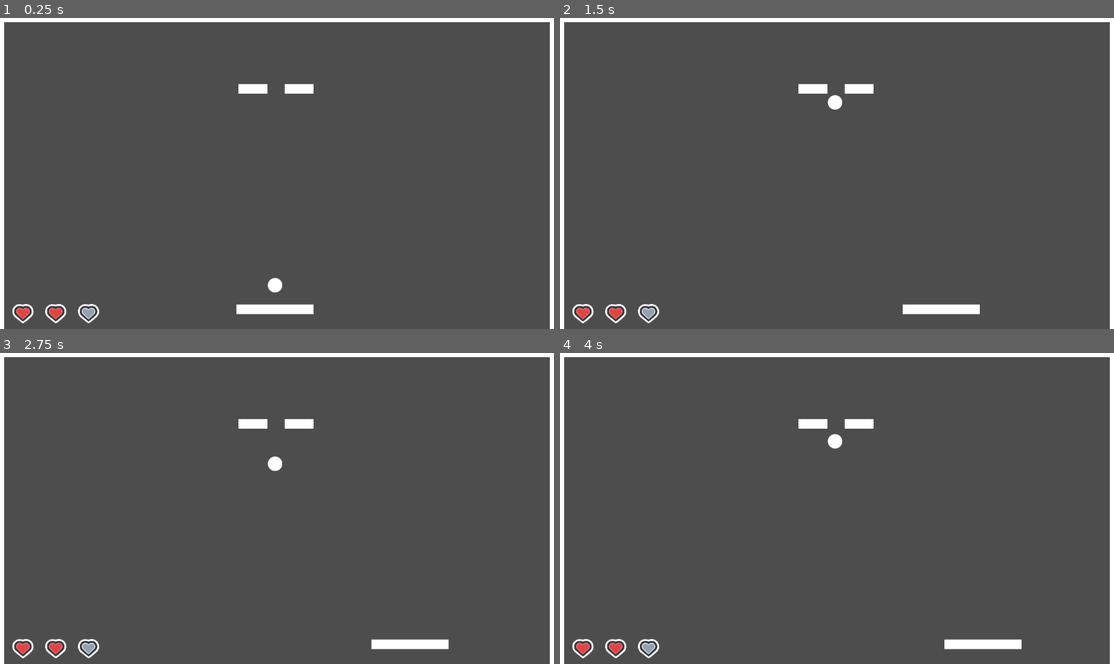
Above: before the commit, frames 1-4 (two rows, left to right).
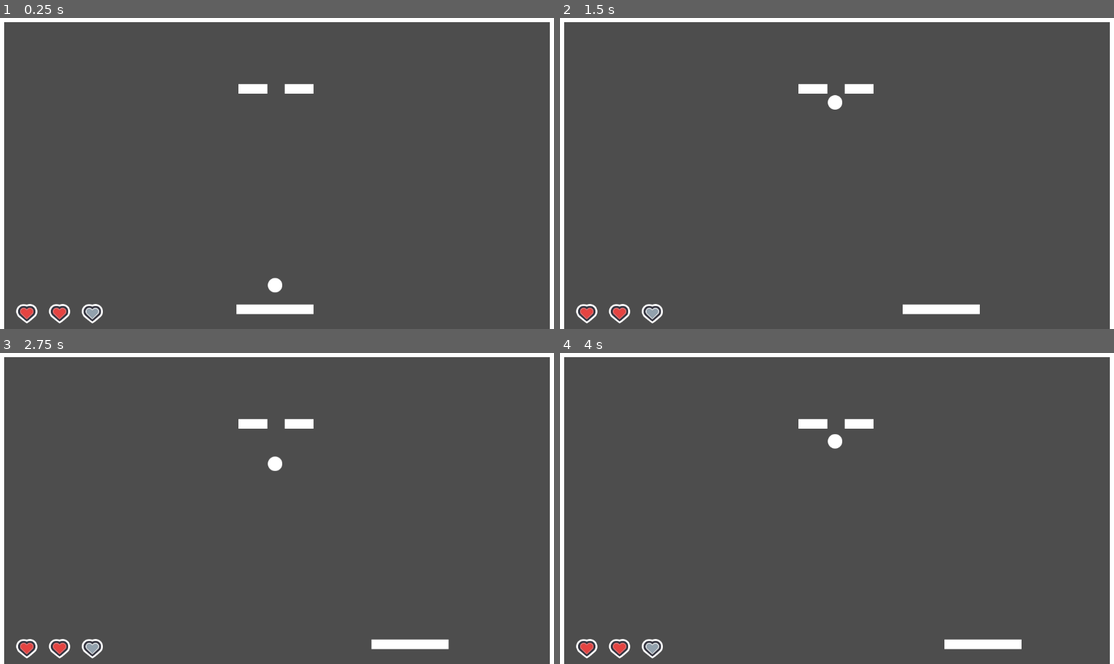
Above: after the commit, the same moments.

Repository: smarthall/20games
Game: Godot game, scene res://game_space.tscn
Two runs of this game, one before a commit and one after it. Both use one fixed random seed, a clock stepped at 60 frames per second and the inputs below.
Inputs:
- Up to frame 1 (0.25 s): no input
- Up to frame 2 (1.5 s): tap Enter at 0.5 s; hold Right (PaddleRight) 0.53-1.28 s; hold Space (Action) 0.53-1.28 s; hold A (PaddleLeft) from 1.28 s (still down); tap Space (Action) at 1.35 s
- Up to frame 3 (2.75 s): release A (PaddleLeft) at 2.03 s; hold Right (PaddleRight) from 2.03 s (still down); hold Space (Action) from 2.03 s (still down)
- Up to frame 4 (4 s): release Space (Action) at 2.78 s; tap Space (Action) at 2.85 s; release Right (PaddleRight) at 3.53 s; hold A (PaddleLeft) from 3.53 s (still down); hold Space (Action) from 3.53 s (still down)

The runs differ from the first frame. In frame 1, 0.5% of the frame differs, in the area x 2-19%, y 91-99%; in frame 2, 0.5%; in frame 3, 0.5%; in frame 4, 0.5%.

Commit message:
Small refactorings

Diff:
--- /dev/null
+++ b/breakout/brick.gd
@@ -0,0 +1,2 @@
+extends StaticBody2D
+class_name Brick
--- a/breakout/brick.tscn
+++ b/breakout/brick.tscn
@@ -1,10 +1,14 @@
-[gd_scene load_steps=2 format=3 uid="uid://bsboa856u3ioq"]
+[gd_scene load_steps=3 format=3 uid="uid://bsboa856u3ioq"]
+
+[ext_resource type="Script" uid="uid://b2py06oqxmpi" path="res://brick.gd" id="1_awxk8"]
 
 [sub_resource type="CapsuleShape2D" id="CapsuleShape2D_nkspu"]
 height = 60.0
 
 [node name="Brick" type="StaticBody2D"]
 collision_layer = 8
+script = ExtResource("1_awxk8")
+metadata/_custom_type_script = "uid://b2py06oqxmpi"
 
 [node name="ColorRect" type="ColorRect" parent="."]
 offset_left = -30.0
--- a/breakout/game_space.gd
+++ b/breakout/game_space.gd
@@ -22,13 +22,29 @@
 	elif event.is_action_pressed("ui_cancel"):
 		get_tree().quit()
 
+func _on_ball_killer_body_entered(body: Node2D) -> void:
+	if body is Ball:
+		handle_ball_loss(body)
+
 func update_lives_display(value: int) -> void:
 	lives = value
 	ui.hearts = value
 
+func handle_ball_loss(ball: Ball) -> void:
+	lives -= 1
+	if lives <= 0:
+		gameover()
+
+	else:
+		replace_ball(ball)
+
 func new_ball() -> void:
 	held_ball = ball_scene.instantiate()
 	ball_holding_node.add_child.call_deferred(held_ball)
+
+func replace_ball(ball: Ball) -> void:
+	ball.queue_free()
+	new_ball()
 
 func launch_ball() -> void:
 	if not held_ball:
@@ -38,12 +54,5 @@
 	held_ball.reparent(self)
 	held_ball.start()
 
-func _on_ball_killer_body_entered(body: Node2D) -> void:
-	if body is Ball:
-		lives -= 1
-		if lives <= 0:
-			get_tree().quit()
-
-		else:
-			body.queue_free()
-			new_ball()
+func gameover() -> void:
+	get_tree().quit()
--- a/breakout/ui.gd
+++ b/breakout/ui.gd
@@ -7,24 +7,24 @@
 const heart_full_texture = preload("res://Resources/hud_heart.svg")
 const heart_empty_texture = preload("res://Resources/hud_heart_empty.svg")
 
-@onready var heart_one_sprite = $Control/HBoxContainer/HeartOne
-@onready var heart_two_sprite = $Control/HBoxContainer/HeartTwo
-@onready var heart_three_sprite = $Control/HBoxContainer/HeartThree
+@onready var heart_one_sprite = $Control/MarginContainer/HBoxContainer/HeartOne
+@onready var heart_two_sprite = $Control/MarginContainer/HBoxContainer/HeartTwo
+@onready var heart_three_sprite = $Control/MarginContainer/HBoxContainer/HeartThree
 
 func _set_health(value: int) -> void:
-	hearts = value
+	hearts = clamp(value, 0, 3)
 
-	if value < 3:
+	if hearts < 3:
 		heart_three_sprite.texture = heart_empty_texture
 	else:
 		heart_three_sprite.texture = heart_full_texture
 
-	if value < 2:
+	if hearts < 2:
 		heart_two_sprite.texture = heart_empty_texture
 	else:
 		heart_two_sprite.texture = heart_full_texture
 
-	if value < 1:
+	if hearts < 1:
 		heart_one_sprite.texture = heart_empty_texture
 	else:
 		heart_one_sprite.texture = heart_full_texture
--- a/breakout/ui.tscn
+++ b/breakout/ui.tscn
@@ -8,35 +8,34 @@
 
 [node name="Control" type="Control" parent="."]
 layout_mode = 3
-anchors_preset = 0
-offset_right = 40.0
-offset_bottom = 40.0
+anchors_preset = 15
+anchor_right = 1.0
+anchor_bottom = 1.0
+grow_horizontal = 2
+grow_vertical = 2
 
-[node name="HBoxContainer" type="HBoxContainer" parent="Control"]
+[node name="MarginContainer" type="MarginContainer" parent="Control"]
 layout_mode = 1
 anchors_preset = 12
 anchor_top = 1.0
 anchor_right = 1.0
 anchor_bottom = 1.0
-offset_top = 544.0
-offset_right = 160.0
-offset_bottom = 608.0
+offset_top = -64.0
 grow_horizontal = 2
 grow_vertical = 0
+theme_override_constants/margin_left = 25
 
-[node name="Spacer" type="Control" parent="Control/HBoxContainer"]
-custom_minimum_size = Vector2(30, 0)
+[node name="HBoxContainer" type="HBoxContainer" parent="Control/MarginContainer"]
 layout_mode = 2
-size_flags_horizontal = 8
 
-[node name="HeartOne" type="TextureRect" parent="Control/HBoxContainer"]
+[node name="HeartOne" type="TextureRect" parent="Control/MarginContainer/HBoxContainer"]
 layout_mode = 2
 texture = ExtResource("2_m6e0p")
 
-[node name="HeartTwo" type="TextureRect" parent="Control/HBoxContainer"]
+[node name="HeartTwo" type="TextureRect" parent="Control/MarginContainer/HBoxContainer"]
 layout_mode = 2
 texture = ExtResource("2_m6e0p")
 
-[node name="HeartThree" type="TextureRect" parent="Control/HBoxContainer"]
+[node name="HeartThree" type="TextureRect" parent="Control/MarginContainer/HBoxContainer"]
 layout_mode = 2
 texture = ExtResource("2_m6e0p")
Not shown, added: breakout/brick.gd.uid
